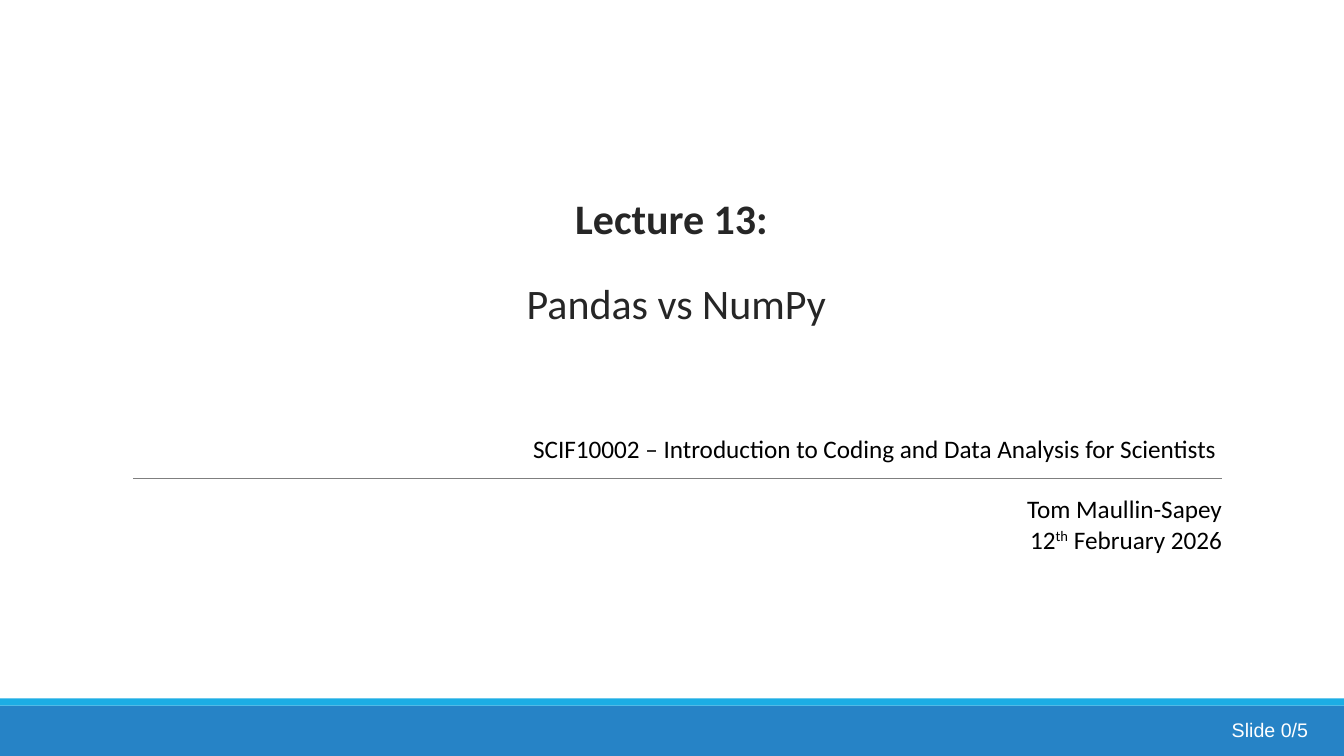
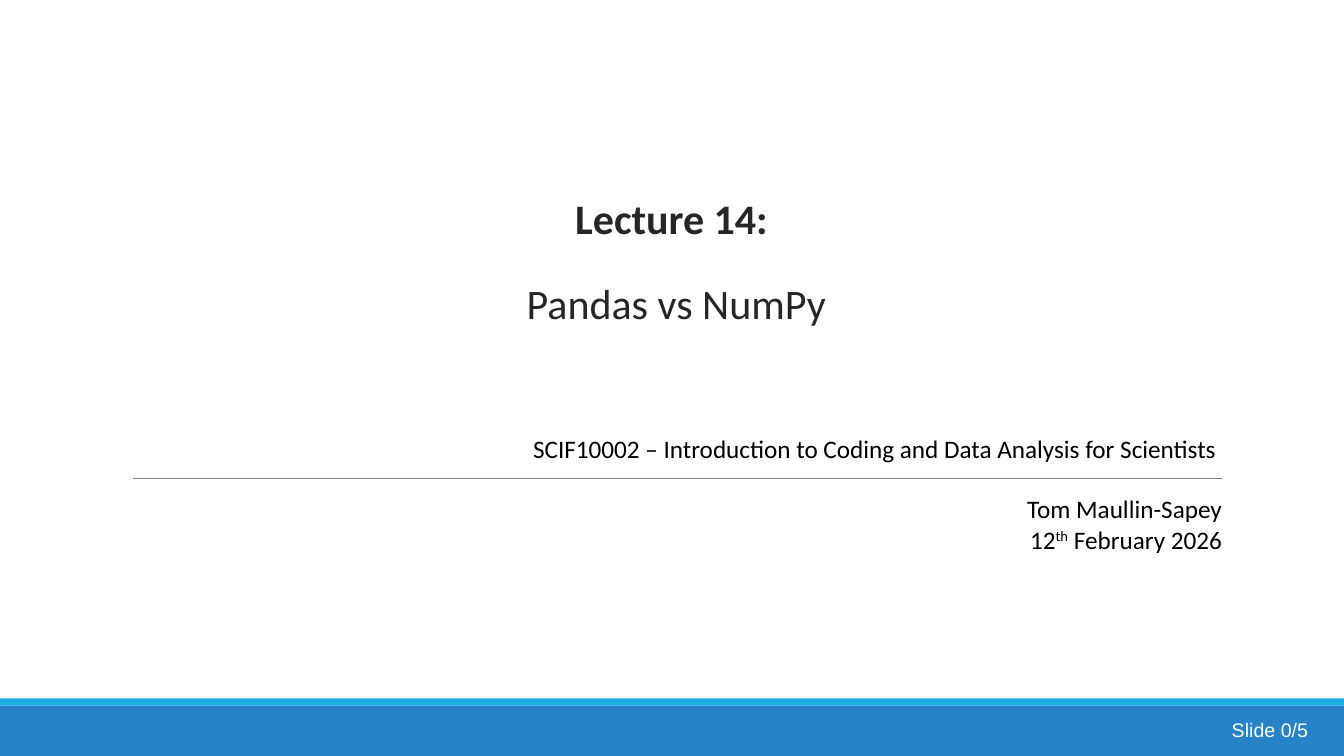
Before and after one commit to TomMaullin/SCIF10002-2025, a slide deck: slide 1 of 14/Lecture14_Pandas_vs_Numpy.pptx. Drawn at 1344x756 pixels with LibreOffice and Linux fonts; fonts in the diff are those of the drawing. Boxes give left, top, right and bottom in pixels: in the first picture for what was removed or moved away, otherwise in the second. Text is boxed around its words. In the diff, an @@ line names an element or a change of style, - is before the commit and + after.

```diff
--- a/14/Lecture14_Pandas_vs_Numpy.pptx
+++ b/14/Lecture14_Pandas_vs_Numpy.pptx
@@ title at (x1=575, y1=206, x2=768, y2=235): text changed @@
-Lecture 13:
+Lecture 14:
```
Also in this commit, not shown: 5 other files.
